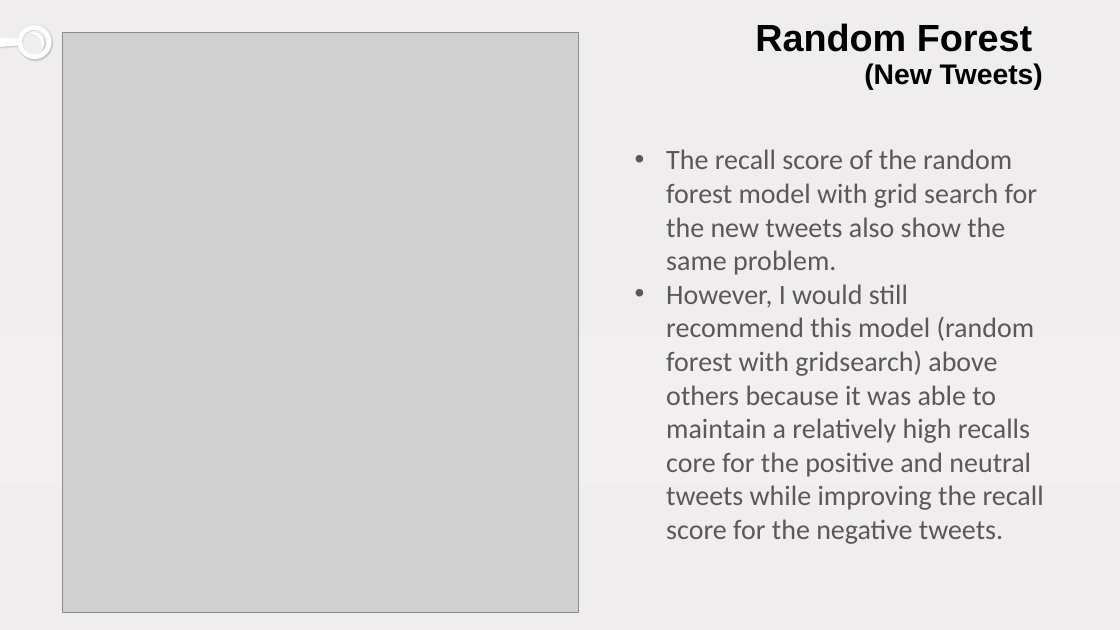
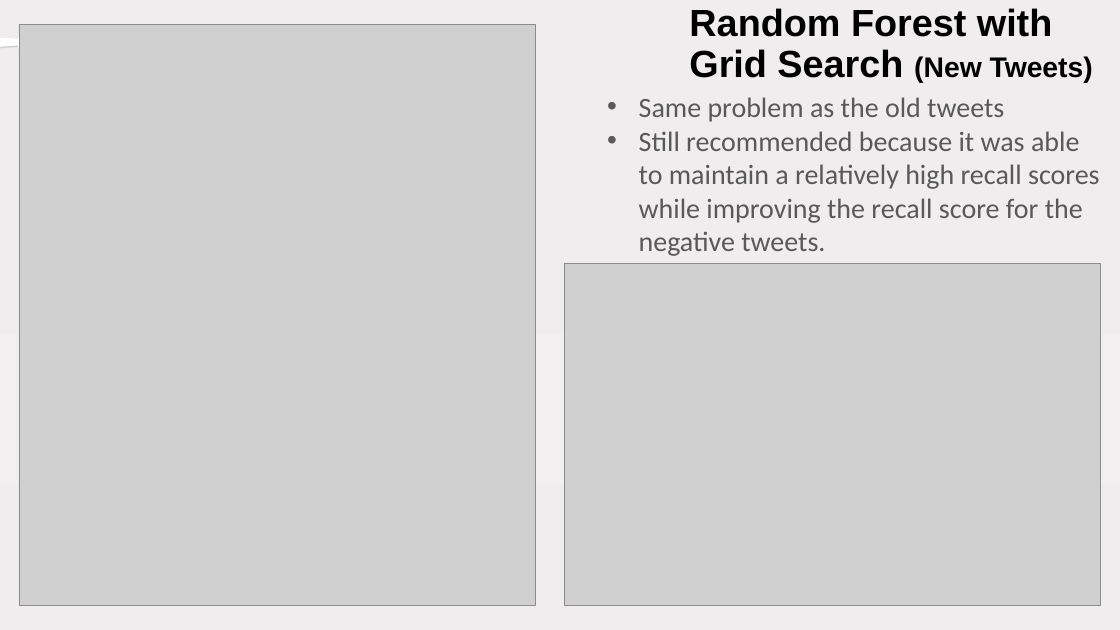
Before and after one commit to samlimish/Project5, a slide deck: slide 6 of twitter.pptx. Drawn at 1120x630 pixels with LibreOffice and Linux fonts; fonts in the diff are those of the drawing; grey boxes stand for pictures. Boxes give left, top, right and bottom in pixels: in the first picture for what was removed or moved away, otherwise in the second. Text is boxed around its words. In the diff, an @@ line names an element or a change of style, - is before the commit and + after.

Commit message:
final update. new images of graphs were added and some were deleted. some of the csvs created were also deleted as they were not necessary. my_app.py was updated to have no option for selecting the actual sentiment.

```diff
--- a/twitter.pptx
+++ b/twitter.pptx
@@ picture: place and size @@
-picture at [62, 32, 579, 613]
+picture at [19, 25, 536, 606]
@@ title at [689, 8, 1093, 83]: text changed @@
-Random Forest
-(New Tweets)
+Random Forest with Grid Search (New Tweets)
@@ text at [639, 97, 1100, 256]: text changed @@
-• The recall score of the random forest model with grid search for the new tweets also show the same problem.
-• However, I would still recommend this model (random forest with gridsearch) above others because it was able to maintain a relatively high recalls core for the positive and neutral tweets while improving the recall score for the negative tweets.
+• Same problem as the old tweets
+• Still recommended because it was able to maintain a relatively high recall scores while improving the recall score for the negative tweets.
@@ picture added at [565, 264, 1101, 606] @@
```
Also in this commit, not shown: 8 other slides changed, 4 slides added, 1 slide removed, 50 other files.
